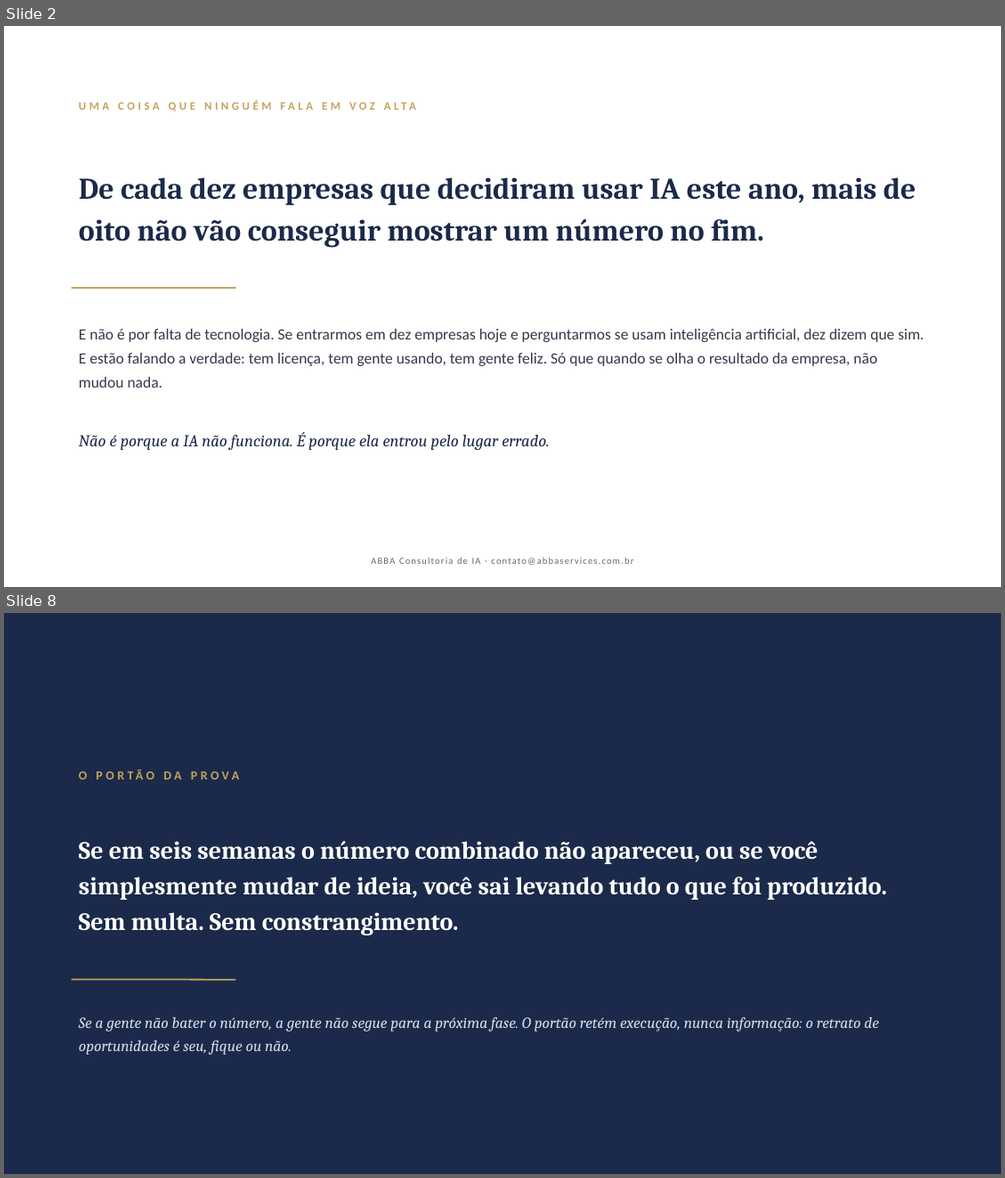
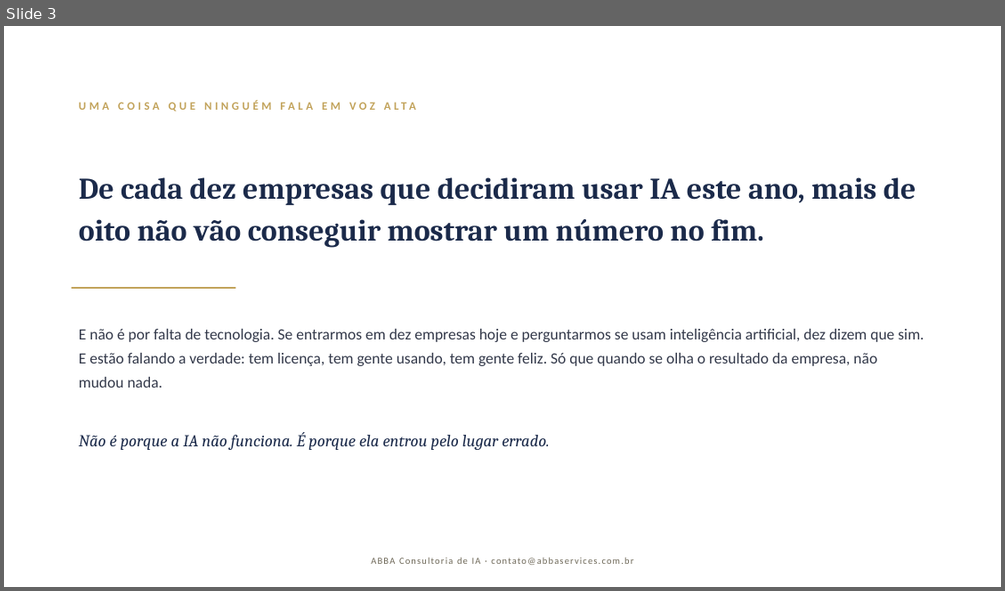
Before and after one commit to DanielMoraesCoca/abba-ops, a slide deck: 08-materiais/modelos/abba-deck-institucional.pptx. Shown one above the other, each under a label of ours: slides 2 and 8 before the commit, slide 3 after it; the slides between them are not shown. The pictures are 1005x1178 and 1005x591 pixels, drawn with LibreOffice and Linux fonts; fonts in the diff are those of the drawing. Boxes give left, top, right and bottom in pixels: in the first picture for what was removed or moved away, otherwise in the second. Text is boxed around its words. In the diff, an @@ line names an element or a change of style, - is before the commit and + after.

```diff
--- a/08-materiais/modelos/abba-deck-institucional.pptx
+++ b/08-materiais/modelos/abba-deck-institucional.pptx
@@ slide 8 removed at box(4, 613, 1001, 1174), background #1B2A4A @@
@@ text removed at box(79, 771, 87, 779) @@
-O PORTÃO DA PROVA
@@ text removed at box(79, 841, 887, 935) @@
-Se em seis semanas o número combinado não apareceu, ou se você simplesmente mudar de ideia, você sai levando tudo o que foi produzido. Sem multa. Sem constrangimento.
@@ line removed from (72, 980) to (235, 980) @@
@@ text removed at box(79, 1017, 879, 1054) @@
-Se a gente não bater o número, a gente não segue para a próxima fase. O portão retém execução, nunca informação: o retrato de oportunidades é seu, fique ou não.
@@ what was slide 2 is now slide 3 @@
```
Also in this commit, not shown: 5 slides changed, 9 slides added, 5 other slides removed, 14 other files.
